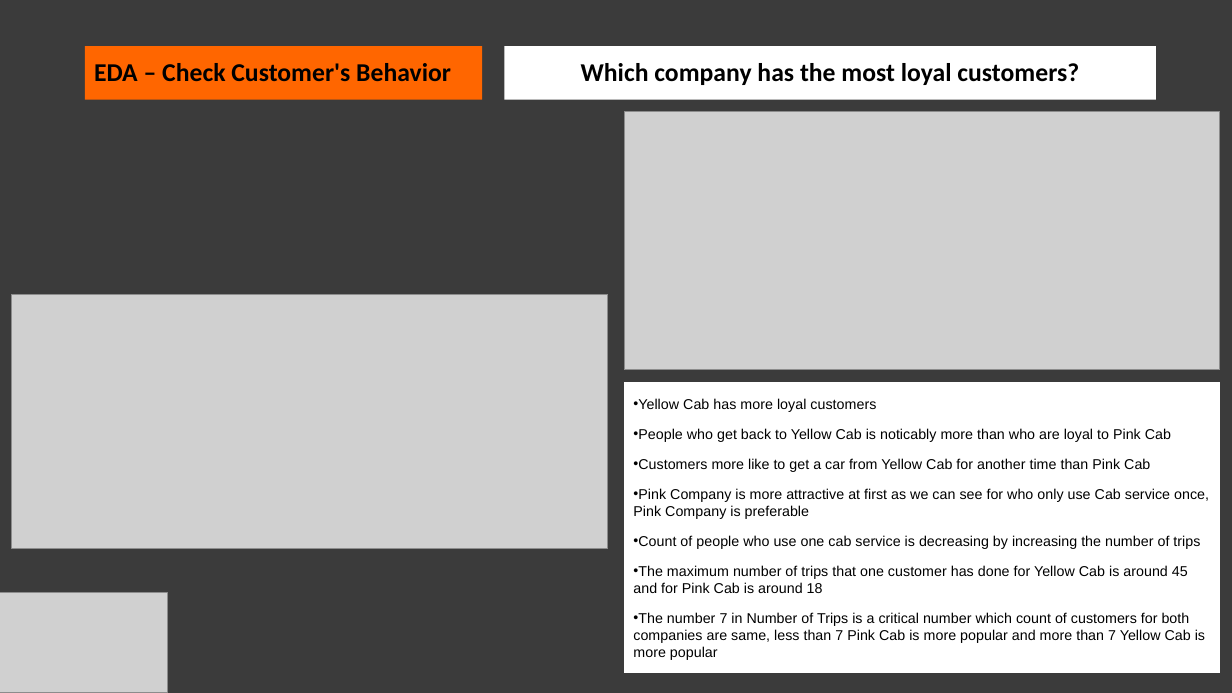
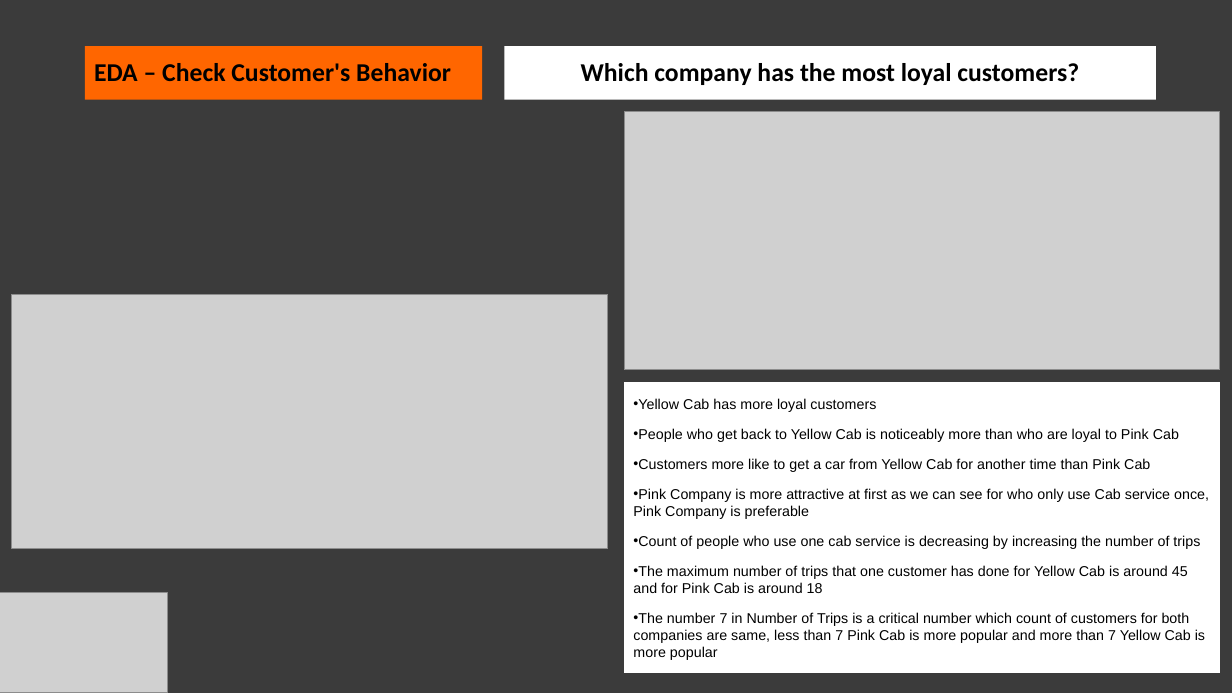
Before and after one commit to Niyusha-Baghayi/DG-Week-3, a slide deck: slide 12 of G2M insight for Cab Investment firm.pptx. Drawn at 1232x693 pixels with LibreOffice and Linux fonts; fonts in the diff are those of the drawing; grey boxes stand for pictures. Boxes give left, top, right and bottom in pixels: in the first picture for what was removed or moved away, otherwise in the second. Text is boxed around its words. In the diff, an @@ line names an element or a change of style, - is before the commit and + after.

```diff
--- a/G2M insight for Cab Investment firm.pptx
+++ b/G2M insight for Cab Investment firm.pptx
@@ text in rectangle at (633, 428, 1179, 442): text changed @@
-• People who get back to Yellow Cab is noticably more than who are loyal to Pink Cab
+• People who get back to Yellow Cab is noticeably more than who are loyal to Pink Cab
```
Also in this commit, not shown: 3 other slides changed.
